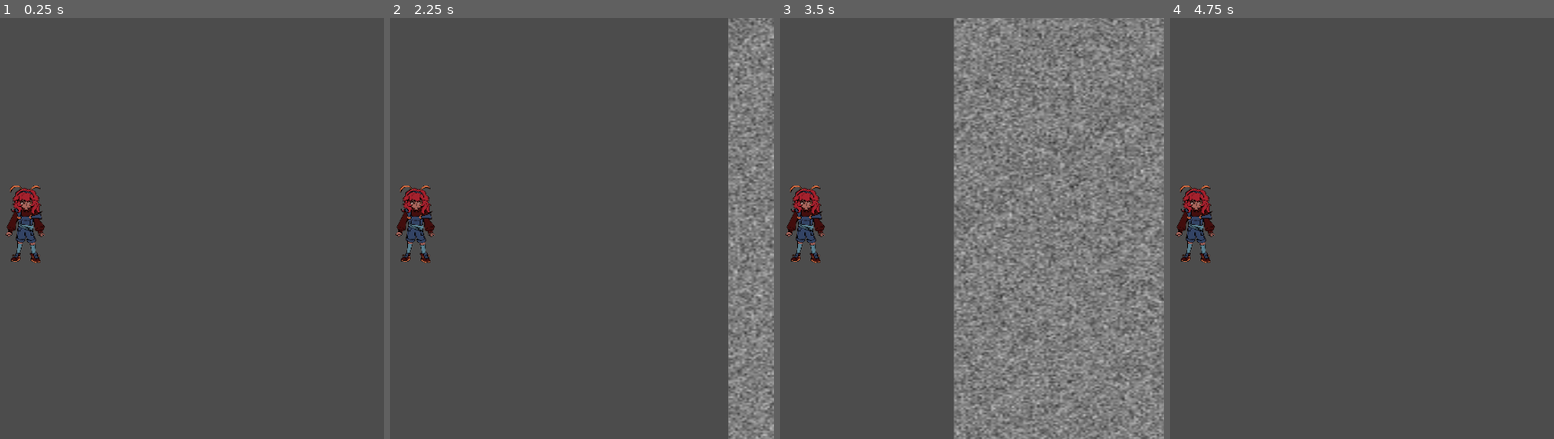
Above: before the commit, frames 1-4 (left to right).
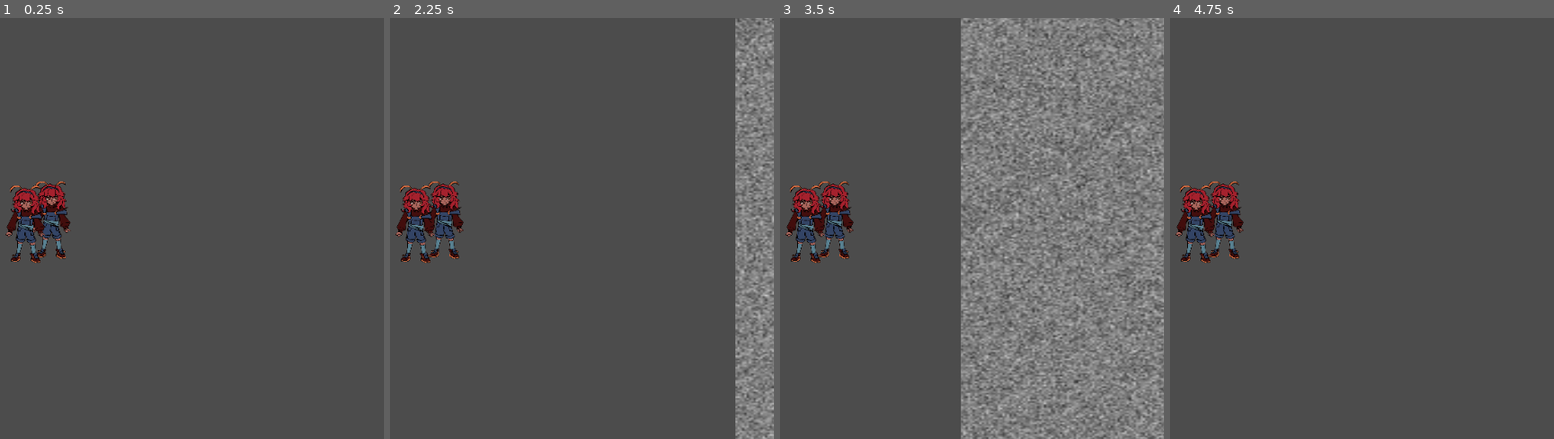
Above: after the commit, the same moments.

Repository: Egg6691/TAMU-SPRING-2025-GAMEJAM
Game: Godot game, scene res://Scenes/Main.tscn
Same seed, same stepped clock (60 frames per second), same inputs: the game is played once before the commit and once after it. The engine's default icon, where the game draws it, is replaced by a stand-in: a white triangle on a blue panel in a dark square.
Inputs (mouse positions are in pixels of both pictures, inside the frame that each line leads up to):
- Up to frame 1 (0.25 s): no input
- Up to frame 2 (2.25 s): tap Enter at 0.5, 2 s; move the mouse to (574, 207) at 0.52 s; hold D (right) 0.53-1.28 s; right-click (574, 207) at 0.6 s; tap Space at 1.25 s; move the mouse to (outside the picture) at 1.27 s; hold S (down) 1.28-2.03 s; click (outside the picture) at 1.35 s; move the mouse to (486, 135) at 2.02 s; hold D (right) from 2.03 s (still down); right-click (486, 135) at 2.1 s
- Up to frame 3 (3.5 s): move the mouse to (outside the picture) at 2.77 s; release D (right) at 2.78 s; hold W (up) from 2.78 s (still down); click (outside the picture) at 2.85 s
- Up to frame 4 (4.75 s): move the mouse to (1411, 291) at 3.52 s; release W (up) at 3.53 s; hold A (left) from 3.53 s (still down); right-click (1411, 291) at 3.6 s; move the mouse to (outside the picture) at 4.27 s; click (outside the picture) at 4.35 s

The runs differ from the first frame. In frame 1, 1.0% of the frame differs, in the area x 8-19%, y 38-58%; in frame 2, 5.7%; in frame 3, 19%, in the area x 8-100%, y 0-100%; in frame 4, 1.0%.
Error in both runs: Invalid call. Nonexistent function 'create_bullet' in base 'Node (BulletManager.gd)'. (res://Scripts/Player.gd:40)

Commit message:
movestate

Diff:
--- a/Scenes/Bosses/Doll.gd
+++ b/Scenes/Bosses/Doll.gd
@@ -1,16 +1 @@
 extends Boss
-
-
-# Declare member variables here. Examples:
-# var a = 2
-# var b = "text"
-
-
-# Called when the node enters the scene tree for the first time.
-func _ready():
-	pass # Replace with function body.
-
-
-# Called every frame. 'delta' is the elapsed time since the previous frame.
-#func _process(delta):
-#	pass
--- a/Scripts/Boss.gd
+++ b/Scripts/Boss.gd
@@ -2,6 +2,7 @@
 
 enum BossState {
 	IDLE,
+	MOVING,
 	ATTACKING,
 	TAKING_DAMAGE,
 	DEAD
@@ -13,7 +14,7 @@
 var attack_cooldown = 0.0
 var is_attacking = false
 var is_taking_damage = false
-
+var speed = 50;
 signal state_changed(new_state)
 
 func _ready():
@@ -34,6 +35,9 @@
 func handle_idle(delta):
 	if attack_cooldown == 0:
 		set_state(BossState.ATTACKING)
+
+func handle_moving(delta):
+	position += position.direction_to(Player.position)*speed;
 
 func handle_attacking(delta):
 	perform_attack()
--- a/project.godot
+++ b/project.godot
@@ -33,6 +33,7 @@
 [autoload]
 
 BulletManager="*res://Scripts/BulletManager.gd"
+Player="*res://Scenes/Player.tscn"
 
 [input]
 
